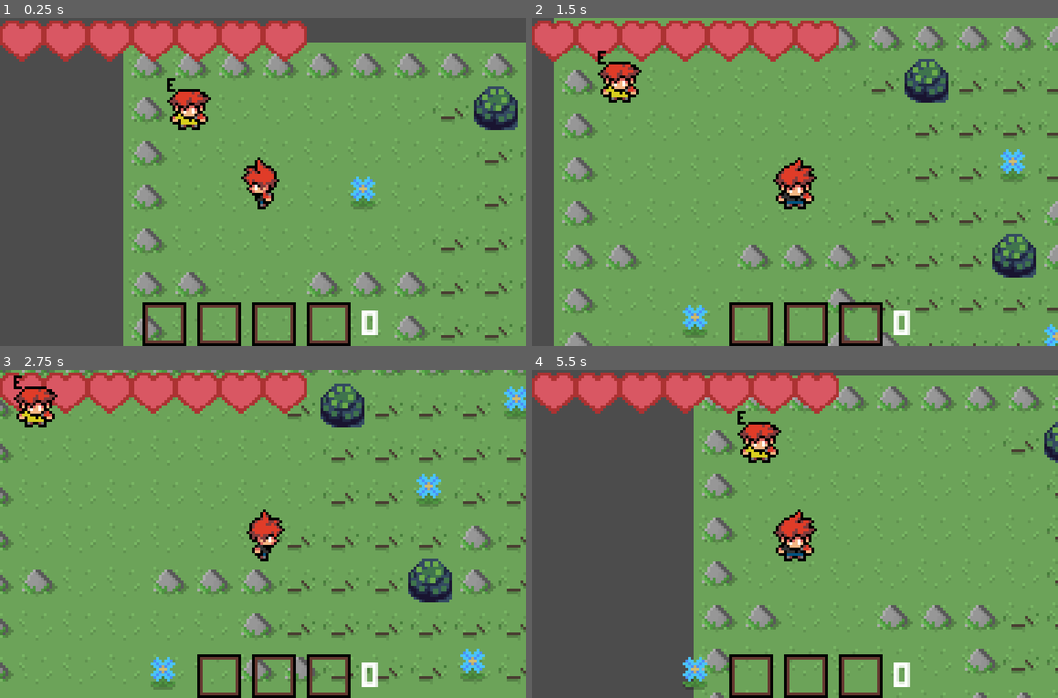
Above: before the commit, frames 1-4 (two rows, left to right).
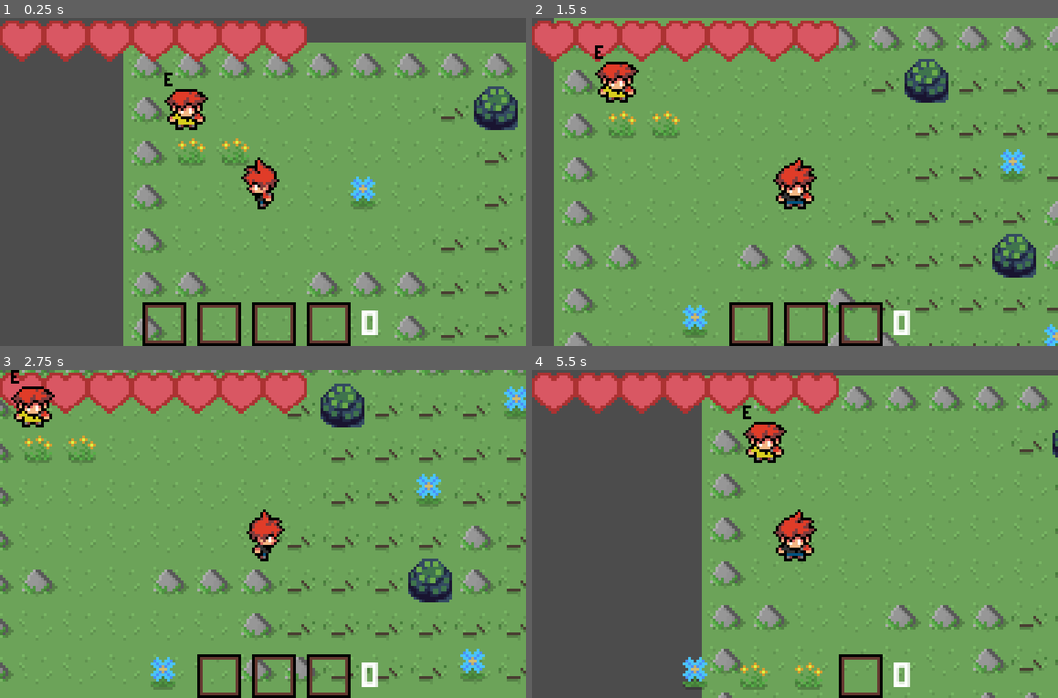
Above: after the commit, the same moments.

Repository: rodrigorgs/scout-game
Game: Godot game, scene res://scenes/main.tscn
The game is run twice, just before and just after one commit, with the same random seed, the same clock (stepped at 60 frames per second) and the same inputs.
Inputs:
- Up to frame 1 (0.25 s): no input
- Up to frame 2 (1.5 s): tap Enter at 0.5 s; hold Right (ui_right) 0.53-1.28 s; tap E (interact) at 0.6, 1.35 s; tap Space (ui_select) at 0.77 s; hold Down (ui_down) from 1.28 s (still down)
- Up to frame 3 (2.75 s): tap Space (ui_select) at 1.52 s; release Down (ui_down) at 2.03 s; hold Right (ui_right) from 2.03 s (still down); tap E (interact) at 2.1 s
- Up to frame 4 (5.5 s): tap Space (ui_select) at 2.75, 3.02, 3.77, 4.52 s; release Right (ui_right) at 2.78 s; hold Up (ui_up) 2.78-3.53 s; tap E (interact) every 0.75 s from 2.85 to 5.1 s; hold Left (ui_left) 3.53-5.03 s; hold Down (ui_down) from 5.03 s (still down)

The runs differ from the first frame. In frame 1, 1.0% of the frame differs, in the area x 31-48%, y 16-45%; in frame 2, 1.0%; in frame 3, 1.0%; in frame 4, 9.7%, in the area x 30-100%, y 5-100%.

Commit message:
Add multiple tools, showing price

Diff:
--- a/Globals.gd
+++ b/Globals.gd
@@ -32,10 +32,15 @@
 		'strength': 1,
 		'cost': 0
 	},
+	'AxeTool': {
+		'name': 'AxeTool',
+		'strength': 2,
+		'cost': 3
+	},
 	'PickaxeTool': {
 		'name': 'PickaxeTool',
-		'strength': 2,
-		'cost': 5
+		'strength': 5,
+		'cost': 10
 	},
 }
 
--- a/nodes/NPC.gd
+++ b/nodes/NPC.gd
@@ -2,7 +2,20 @@
 extends KinematicBody2D
 
 export(Texture) var texture setget texture_set
+export(String) var text_left setget text_left_set
+export(String) var text_right setget text_right_set
+
+func text_left_set(t):
+	text_left = t
+	if $LabelLeft != null:
+		$LabelLeft.text = t
+
+func text_right_set(t):
+	text_right = t
+	if $LabelRight != null:
+		$LabelRight.text = t
 
 func texture_set(t):
 	texture = t
-	$Sprite.texture = texture
+	if $Sprite != null:
+		$Sprite.texture = texture
--- a/nodes/NPC.tscn
+++ b/nodes/NPC.tscn
@@ -1,15 +1,22 @@
-[gd_scene load_steps=3 format=2]
+[gd_scene load_steps=6 format=2]
 
+[ext_resource path="res://images/placeholder.png" type="Texture" id=1]
 [ext_resource path="res://nodes/NPC.gd" type="Script" id=2]
+[ext_resource path="res://fonts/PICO-8.ttf" type="DynamicFontData" id=3]
 
 [sub_resource type="RectangleShape2D" id=1]
-extents = Vector2( 8, 10 )
+extents = Vector2( 8, 8 )
+
+[sub_resource type="DynamicFont" id=2]
+size = 5
+font_data = ExtResource( 3 )
 
 [node name="NPC" type="KinematicBody2D"]
-position = Vector2( 24, 23 )
 script = ExtResource( 2 )
+texture = ExtResource( 1 )
 
 [node name="Sprite" type="Sprite" parent="."]
+texture = ExtResource( 1 )
 __meta__ = {
 "_edit_lock_": true
 }
@@ -19,3 +26,26 @@
 __meta__ = {
 "_edit_lock_": true
 }
+
+[node name="LabelLeft" type="Label" parent="."]
+margin_left = -23.0
+margin_top = -13.0
+margin_right = -4.0
+margin_bottom = -6.0
+custom_colors/font_color = Color( 0, 0, 0, 1 )
+custom_fonts/font = SubResource( 2 )
+align = 2
+__meta__ = {
+"_edit_use_anchors_": false
+}
+
+[node name="LabelRight" type="Label" parent="."]
+margin_left = 5.0
+margin_top = -13.0
+margin_right = 26.0
+margin_bottom = -3.0
+custom_colors/font_color = Color( 0, 0, 0, 1 )
+custom_fonts/font = SubResource( 2 )
+__meta__ = {
+"_edit_use_anchors_": false
+}
--- a/scenes/Player.gd
+++ b/scenes/Player.gd
@@ -70,12 +70,16 @@
 func try_to_buy_tool():
 	var tool: KinematicBody2D = body_with_group_on_sensor('tool')
 	var tool_name = tool.name
+	var tool_info = Globals.tool_info[tool_name]
 	var cost = Globals.tool_info[tool_name]['cost']
 	if money >= cost:
 		money -= cost
-		current_tool = Globals.tool_info[tool_name]
+		# Replace only with stronger tools
+		if tool_info['strength'] >= current_tool['strength']:
+			current_tool = tool_info
 		trigger_inventory_changed()
-		tool.queue_free()
+		if not Engine.is_editor_hint():
+			tool.queue_free()
 
 func teleport():
 	var portal_main: KinematicBody2D = get_tree().get_nodes_in_group('portal-main')[0]
--- a/scenes/World.gd
+++ b/scenes/World.gd
@@ -3,6 +3,7 @@
 onready var player = get_node("TmForeground/Player")
 onready var inventory = get_node("TmForeground/Player/MarginContainer/VBoxContainer/Inventory")
 onready var main_portal = get_node("TmForeground/NPCs/PortalMain")
+
 func _ready():
 	print("Connecting item signal")
 	player.connect("inventory_changed", inventory, "_on_Player_inventory_changed")
@@ -12,3 +13,12 @@
 	main_portal.visible = false
 
 	player.trigger_inventory_changed()
+
+	show_prices()
+
+func show_prices():
+	var tool_names = Globals.tool_info.keys()
+	for tool_name in tool_names:
+		var node = get_node("TmForeground/NPCs/" + tool_name)
+		if node != null:
+			node.text_right = "$" + str(Globals.tool_info[tool_name]['cost'])
--- a/scenes/main.tscn
+++ b/scenes/main.tscn
@@ -15,6 +15,7 @@
 [ext_resource path="res://nodes/NPC.tscn" type="PackedScene" id=13]
 [ext_resource path="res://images/portal.png" type="Texture" id=14]
 [ext_resource path="res://images/pickaxe.png" type="Texture" id=15]
+[ext_resource path="res://images/axe.png" type="Texture" id=16]
 
 [sub_resource type="DynamicFont" id=2]
 size = 9
@@ -33,36 +34,49 @@
 tile_set = ExtResource( 1 )
 cell_size = Vector2( 16, 16 )
 format = 1
-tile_data = PoolIntArray( 0, 14, 0, 1, 14, 0, 2, 14, 0, 3, 1 …(869 unchanged characters)… 4, 0, 65576, 14, 0, 131072, 14, 0, 131074, 18, 0, 131075, 18, 0, 131076, 18, 0, 13107 …(10006 unchanged characters)…
+tile_data = PoolIntArray( 0, 14, 0, 1, 14, 0, 2, 14, 0, 3, 1 …(869 unchanged characters)… 4, 0, 65576, 14, 0, 131072, 14, 0, 131073, 13, 0, 131074, 13, 0, 131075, 18, 0, 131076, 18, 0, 13107 …(10006 unchanged characters)…
 
 [node name="NPCs" type="Node" parent="TmForeground"]
 
 [node name="Salesperson" parent="TmForeground/NPCs" groups=["sales"] instance=ExtResource( 13 )]
+position = Vector2( 23, 24 )
 texture = ExtResource( 4 )
+text_left = "E"
 
 [node name="Salesperson2" parent="TmForeground/NPCs" groups=["sales"] instance=ExtResource( 13 )]
 position = Vector2( 216, 55 )
 texture = ExtResource( 4 )
+text_left = "E"
 
 [node name="PortalMain" parent="TmForeground/NPCs" groups=["portal", "portal-main"] instance=ExtResource( 13 )]
 position = Vector2( 72, 8 )
 texture = ExtResource( 14 )
+text_left = "E"
 
 [node name="Portal1" parent="TmForeground/NPCs" groups=["portal"] instance=ExtResource( 13 )]
 position = Vector2( 407, 120 )
 texture = ExtResource( 14 )
+text_left = "E"
 
 [node name="Portal2" parent="TmForeground/NPCs" groups=["portal"] instance=ExtResource( 13 )]
 position = Vector2( 552, 24 )
 texture = ExtResource( 14 )
+text_left = "E"
 
 [node name="Portal3" parent="TmForeground/NPCs" groups=["portal"] instance=ExtResource( 13 )]
 position = Vector2( 919, 106 )
 texture = ExtResource( 14 )
+text_left = "E"
 
 [node name="PickaxeTool" parent="TmForeground/NPCs" groups=["tool"] instance=ExtResource( 13 )]
-position = Vector2( 25, 151 )
+position = Vector2( 77, 152 )
 texture = ExtResource( 15 )
+text_left = "E"
+
+[node name="AxeTool" parent="TmForeground/NPCs" groups=["tool"] instance=ExtResource( 13 )]
+position = Vector2( 47, 152 )
+texture = ExtResource( 16 )
+text_left = "E"
 
 [node name="Monsters" type="Node" parent="TmForeground"]
 
--- a/tilesets/blocks.tres
+++ b/tilesets/blocks.tres
@@ -152,7 +152,7 @@
 "shape_transform": Transform2D( 1, 0, 0, 1, 0, 0 )
 } ]
 13/z_index = 0
-14/name = "rock"
+14/name = "block-rock"
 14/texture = ExtResource( 2 )
 14/tex_offset = Vector2( 0, 0 )
 14/modulate = Color( 1, 1, 1, 1 )
Binary file changed: icon.png
Binary file added: images/axe.png
Not shown, added: images/axe.png.import
Binary file added: images/placeholder.png
Not shown, added: images/placeholder.png.import
Binary file changed: images/portal.png
Binary file changed: images/salesperson.png
Not shown: 1 places in scenes/main.tscn that only renumber resources
